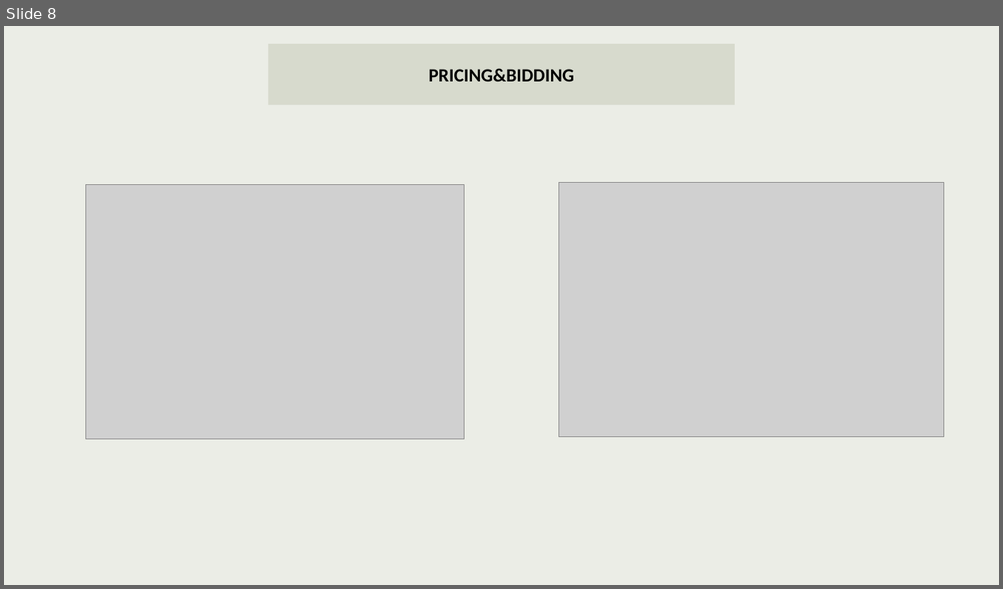
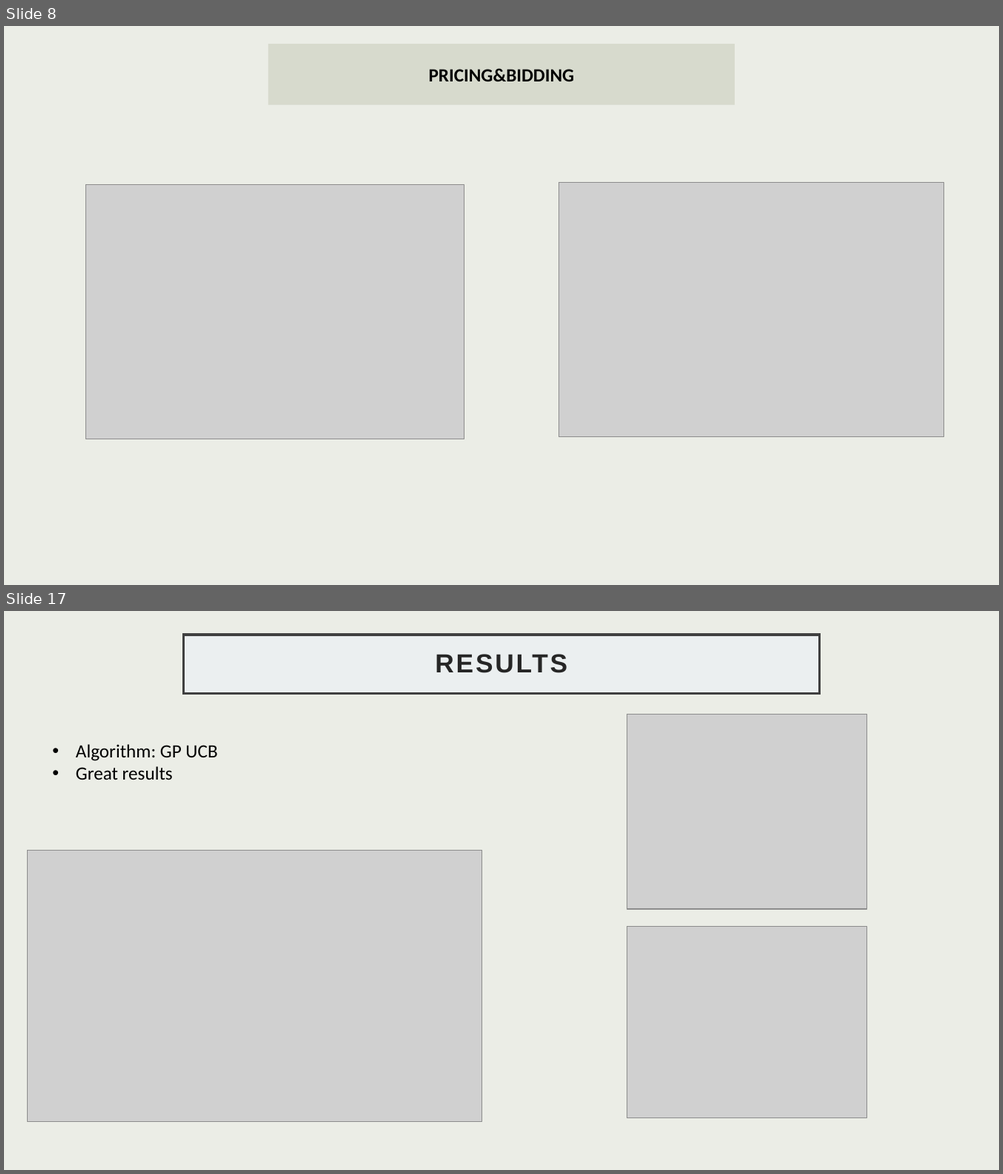
Before and after one commit to GabriFarace/OLA-project, a slide deck: SLIDES.pptx. Shown one above the other, each under a label of ours: slide 8 before the commit, slides 8 and 17 after it; the slides between them are not shown. The pictures are 1003x589 and 1003x1174 pixels, drawn with LibreOffice and Linux fonts; fonts in the diff are those of the drawing; grey boxes stand for pictures. Boxes give left, top, right and bottom in pixels: in the first picture for what was removed or moved away, otherwise in the second. Text is boxed around its words. In the diff, an @@ line names an element or a change of style, - is before the commit and + after.

```diff
--- a/SLIDES.pptx
+++ b/SLIDES.pptx
@@ slide 17 added at (x1=4, y1=611, x2=999, y2=1170), background #EBEDE6 @@
@@ title added at (x1=183, y1=635, x2=819, y2=694), fill #EBEFF0, outline #404040 2.5 pt, 25.2 pt, text #262626, bold @@
+RESULTS
@@ picture added at (x1=627, y1=715, x2=867, y2=909) @@
@@ text added at (x1=76, y1=744, x2=217, y2=780), 18 pt, text #000000 @@
+• Algorithm: GP UCB
+• Great results
@@ picture added at (x1=27, y1=851, x2=481, y2=1122) @@
@@ picture added at (x1=627, y1=926, x2=867, y2=1119) @@
```
Also in this commit, not shown: 8 other slides added, 2 other files.
